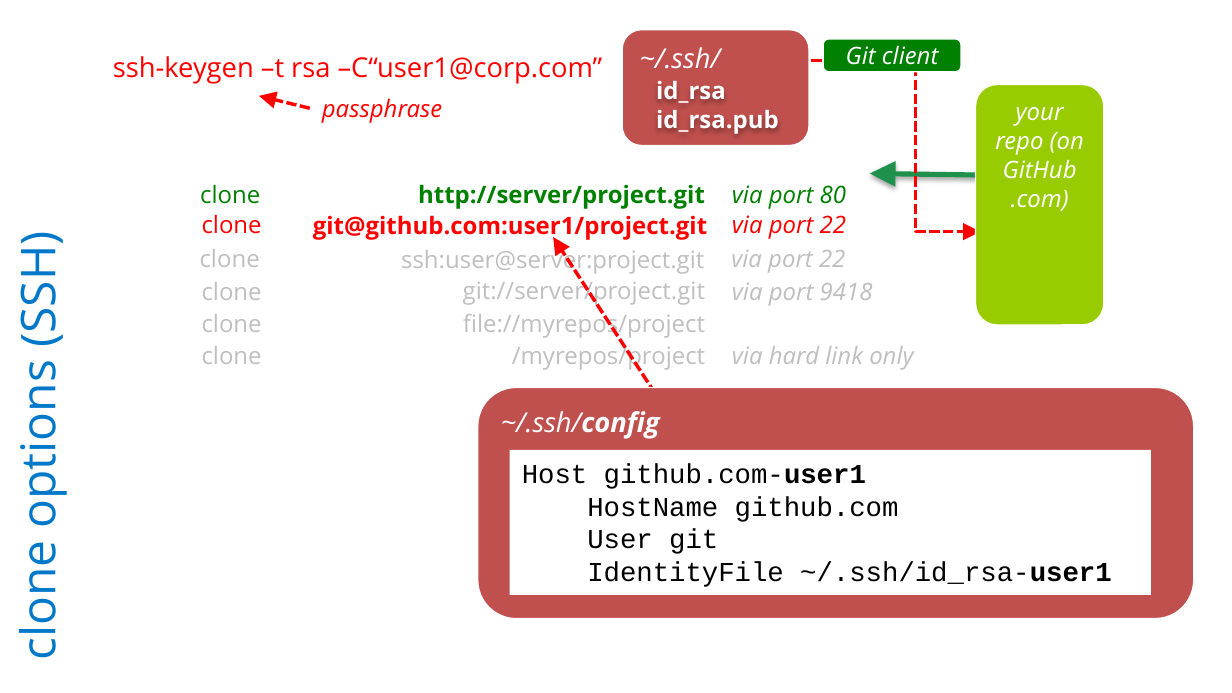
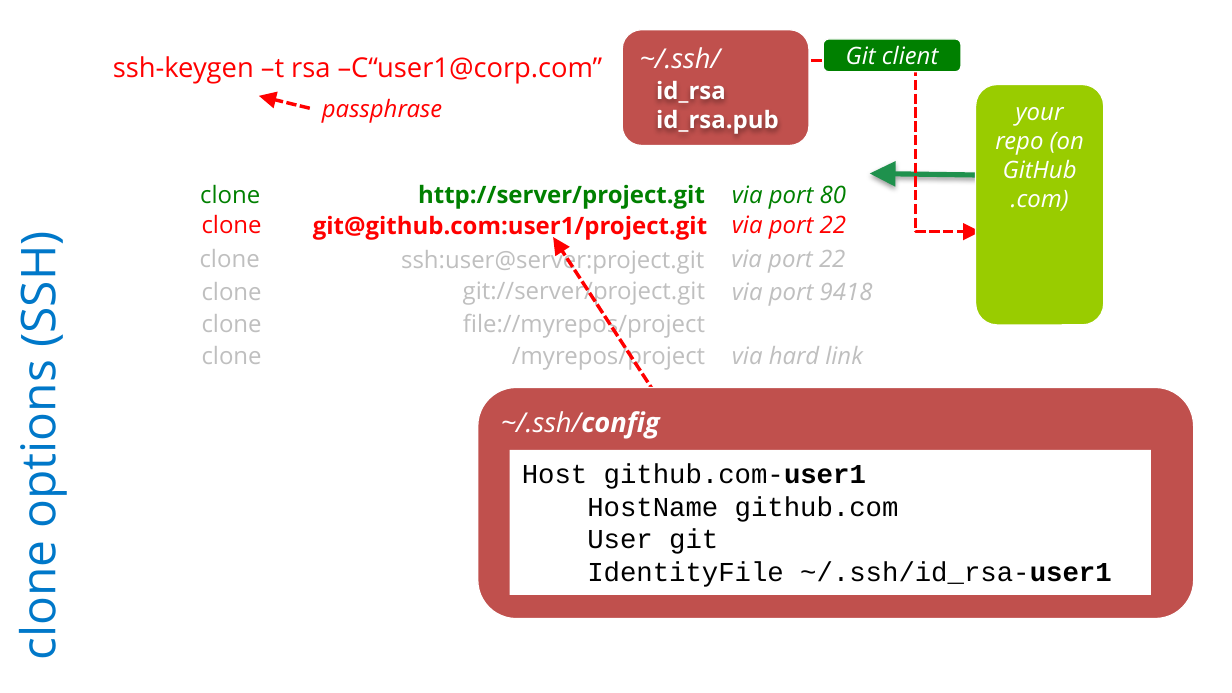
Before and after one commit to rkuma183/wilsonmar.github.io, a slide deck: slide 12 of fig/Git_with_Github_v80_2016.09.09a_wm.pptx. Drawn at 1232x693 pixels with LibreOffice and Linux fonts; fonts in the diff are those of the drawing. Boxes give left, top, right and bottom in pixels: in the first picture for what was removed or moved away, otherwise in the second. Text is boxed around its words. In the diff, an @@ line names an element or a change of style, - is before the commit and + after.

```diff
--- a/fig/Git_with_Github_v80_2016.09.09a_wm.pptx
+++ b/fig/Git_with_Github_v80_2016.09.09a_wm.pptx
@@ text at bbox=[732, 346, 863, 364]: text changed @@
-via hard link only
+via hard link
```
Also in this commit, not shown: 1 other file.
